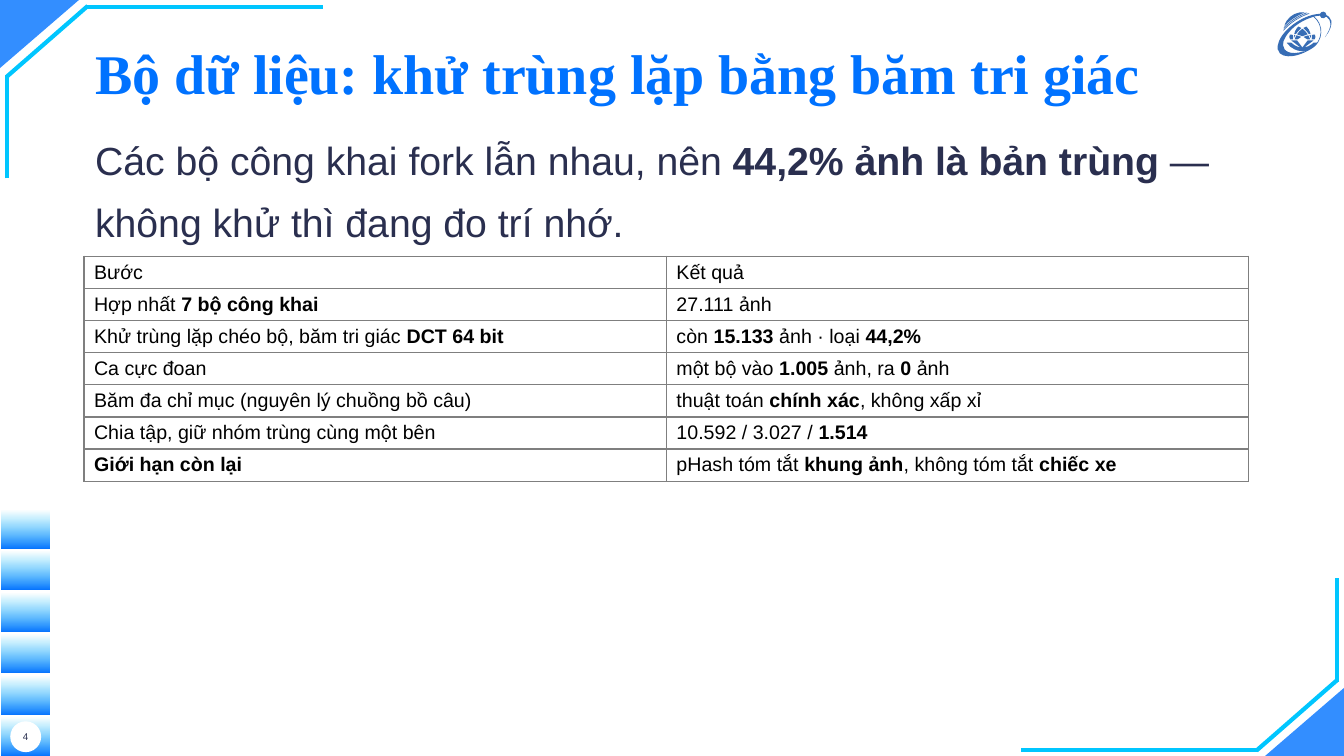
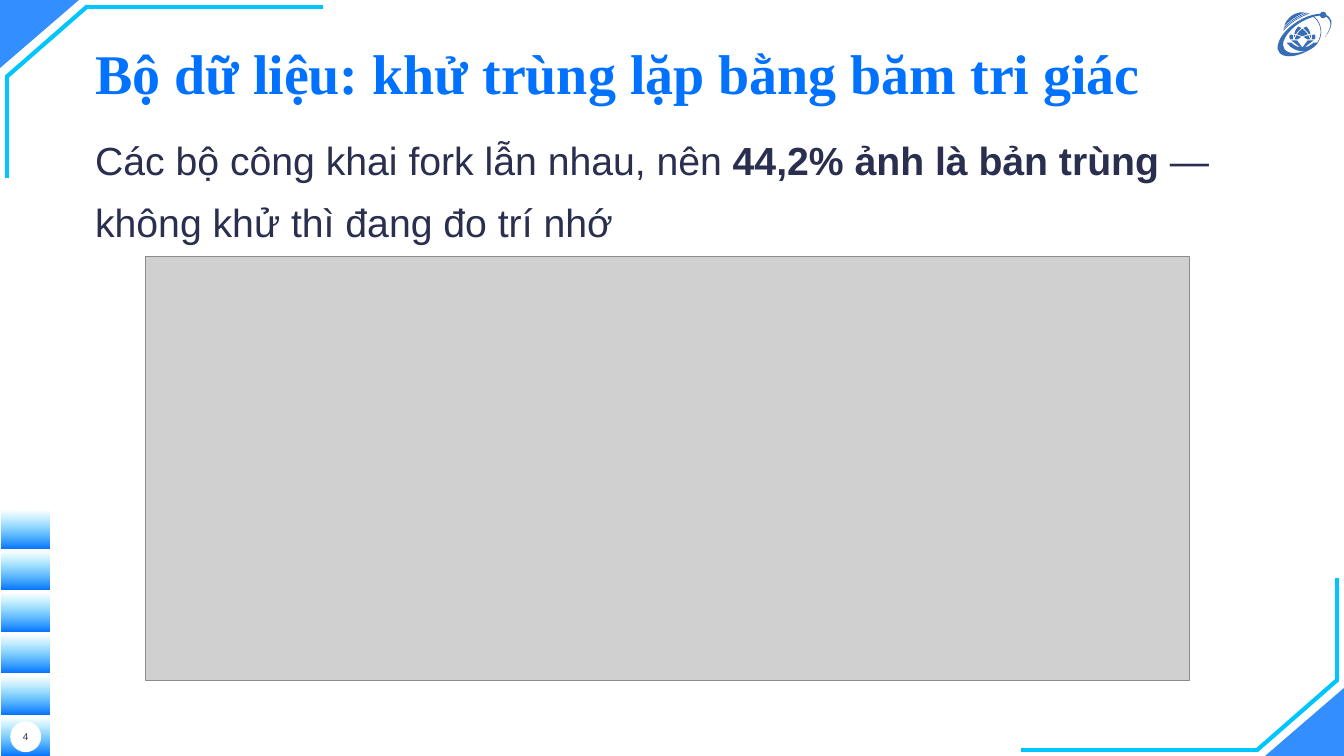
Before and after one commit to hieunguyen2604/alpr-do-an-mon-hoc, a slide deck: slide 4 of docs/slides/12-slides-mon-hoc.pptx. Drawn at 1344x756 pixels with LibreOffice and Linux fonts; fonts in the diff are those of the drawing; grey boxes stand for pictures; background and template pictures are left out. Boxes give left, top, right and bottom in pixels: in the first picture for what was removed or moved away, otherwise in the second. Text is boxed around its words. In the diff, an @@ line names an element or a change of style, - is before the commit and + after.

```diff
--- a/docs/slides/12-slides-mon-hoc.pptx
+++ b/docs/slides/12-slides-mon-hoc.pptx
@@ text at bbox=[95, 144, 1159, 245]: text changed @@
-Các bộ công khai fork lẫn nhau, nên 44,2% ảnh là bản trùng — không khử thì đang đo trí nhớ.
+Các bộ công khai fork lẫn nhau, nên 44,2% ảnh là bản trùng — không khử thì đang đo trí nhớ
@@ table removed at bbox=[84, 256, 1249, 681], 7 rows, 2 columns @@
-Bước | Kết quả
-Hợp nhất 7 bộ công khai | 27.111 ảnh
-Khử trùng lặp chéo bộ, băm tri giác DCT 64 bit | còn 15.133 ảnh · loại 44,2%
-Ca cực đoan | một bộ vào 1.005 ảnh, ra 0 ảnh
-Băm đa chỉ mục (nguyên lý chuồng bồ câu) | thuật toán chính xác, không xấp xỉ
-Chia tập, giữ nhóm trùng cùng một bên | 10.592 / 3.027 / 1.514
-Giới hạn còn lại | pHash tóm tắt khung ảnh, không tóm tắt chiếc xe
@@ picture added at bbox=[145, 256, 1190, 681] @@
```
Also in this commit, not shown: 5 other slides changed, 15 other files.
